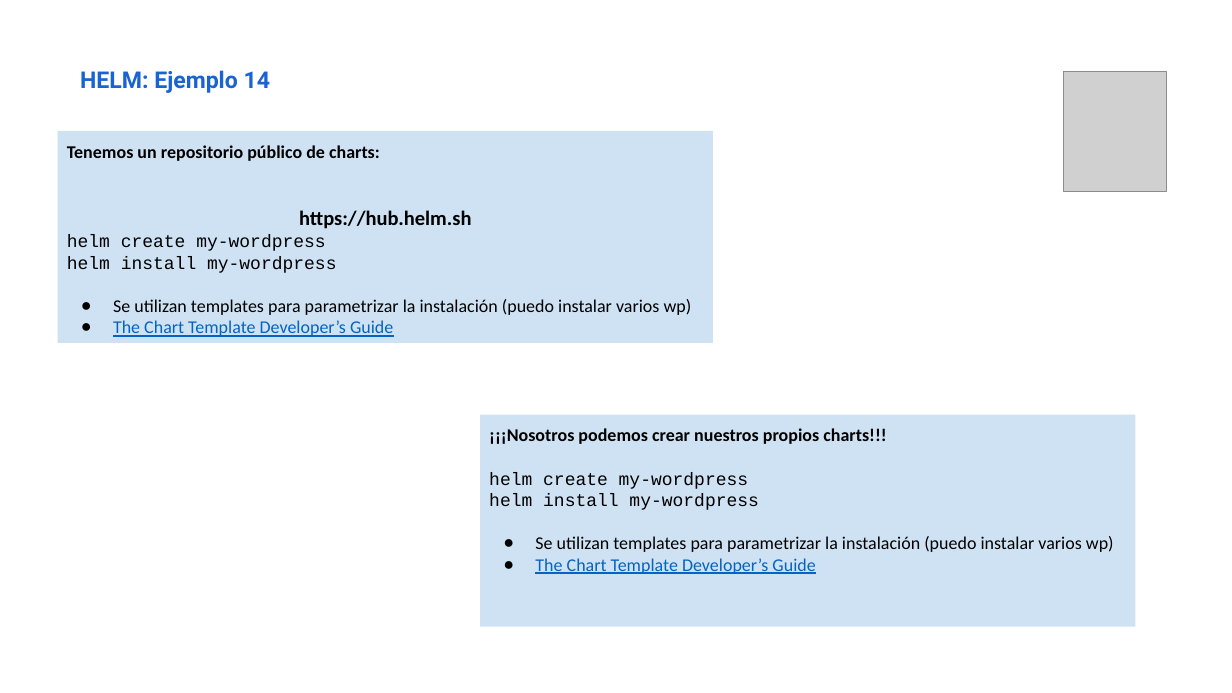
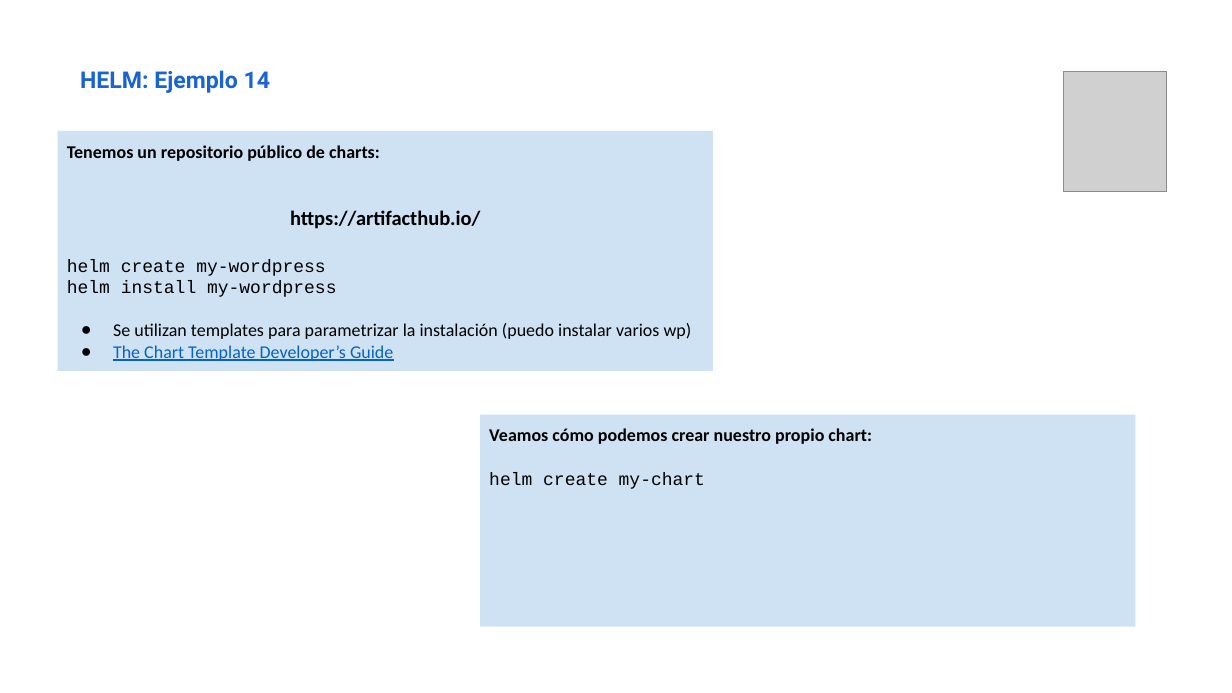
Before and after one commit to iesgn/curso_kubernetes_2020, a slide deck: slide 28 of unidad4/presentacion_unidad4.odp. Drawn at 1232x693 pixels with LibreOffice and Linux fonts; fonts in the diff are those of the drawing; grey boxes stand for pictures. Boxes give left, top, right and bottom in pixels: in the first picture for what was removed or moved away, otherwise in the second. Text is boxed around its words. In the diff, an @@ line names an element or a change of style, - is before the commit and + after.

Commit message:
Modificación presentación

```diff
--- a/unidad4/presentacion_unidad4.odp
+++ b/unidad4/presentacion_unidad4.odp
@@ rectangle "Tenemos un repositorio público de ..." resized from (x1=58, y1=131, x2=714, y2=343) to (x1=58, y1=131, x2=714, y2=372) @@
@@ text in rectangle at (x1=290, y1=210, x2=480, y2=229): text changed @@
-https://hub.helm.sh
+https://artifacthub.io/
@@ text in rectangle at (x1=489, y1=428, x2=872, y2=489): text changed; bold on @@
-¡¡¡Nosotros podemos crear nuestros propios charts!!!
-helm create my-wordpress
-helm install my-wordpress
-● Se utilizan templates para parametrizar la instalación (puedo instalar varios wp)
-● The Chart Template Developer’s Guide
+Veamos cómo podemos crear nuestro propio chart:
+helm create my-chart
```
Also in this commit, not shown: 1 other file.
